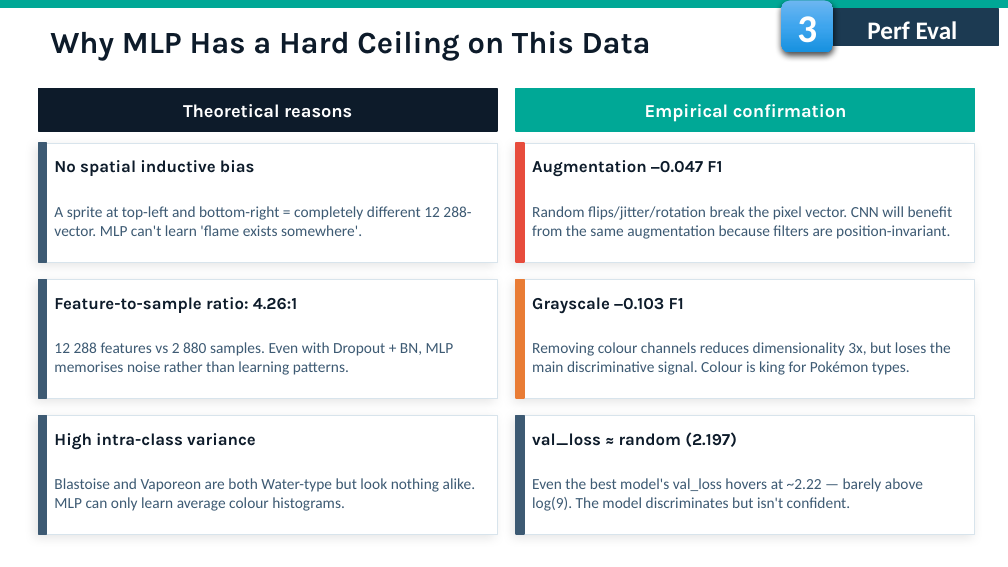
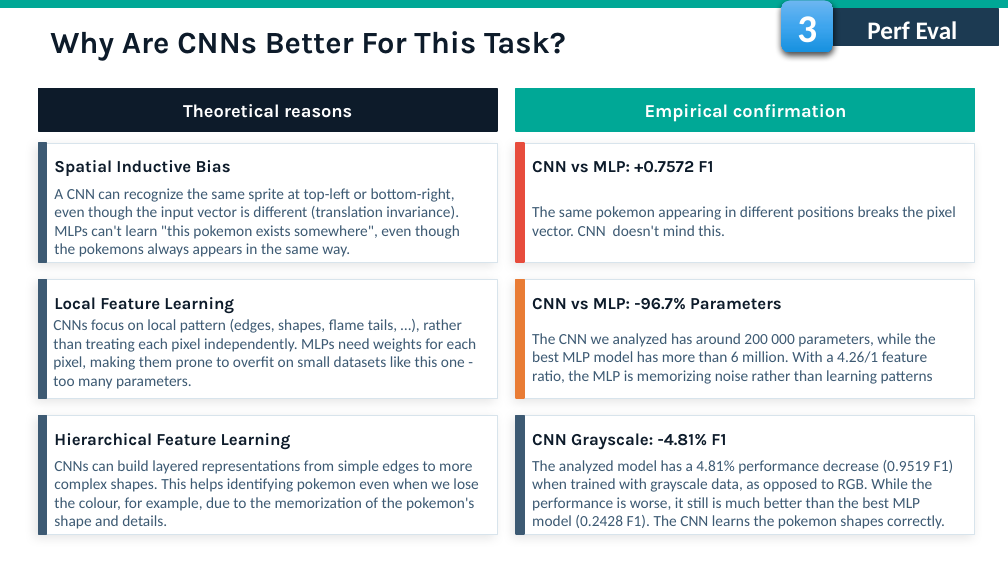
Before and after one commit to fmssilva/DL_Proj, a slide deck: slide 25 of assignment_1/task2/Task2_report.pptx. Drawn at 1008x567 pixels with LibreOffice and Linux fonts; fonts in the diff are those of the drawing; background and template pictures are left out. Boxes give left, top, right and bottom in pixels: in the first picture for what was removed or moved away, otherwise in the second. Text is boxed around its words. In the diff, an @@ line names an element or a change of style, - is before the commit and + after.

```diff
--- a/assignment_1/task2/Task2_report.pptx
+++ b/assignment_1/task2/Task2_report.pptx
@@ text at (50, 31, 566, 61): text changed @@
-Why MLP Has a Hard Ceiling on This Data
+Why Are CNNs Better For This Task?
@@ text at (54, 160, 231, 176): text changed @@
-No spatial inductive bias
+Spatial Inductive Bias
@@ text at (532, 161, 713, 173): text changed @@
-Augmentation −0.047 F1
+CNN vs MLP: +0.7572 F1
@@ text at (54, 188, 460, 257): text changed @@
-A sprite at top-left and bottom-right = completely different 12 288-vector. MLP can't learn 'flame exists somewhere'.
+A CNN can recognize the same sprite at top-left or bottom-right, even though the input vector is different (translation invariance). MLPs can't learn "this pokemon exists somewhere", even though the pokemons always appears in the same way.
@@ text at (532, 206, 956, 236): text changed @@
-Random flips/jitter/rotation break the pixel vector. CNN will benefit from the same augmentation because filters are position-invariant.
+The same pokemon appearing in different positions breaks the pixel vector. CNN doesn't mind this.
@@ text at (54, 297, 234, 313): text changed @@
-Feature-to-sample ratio: 4.26:1
+Local Feature Learning
@@ text at (532, 298, 782, 310): text changed @@
-Grayscale −0.103 F1
+CNN vs MLP: -96.7% Parameters
@@ text at (53, 319, 477, 389): text changed @@
-12 288 features vs 2 880 samples. Even with Dropout + BN, MLP memorises noise rather than learning patterns.
+CNNs focus on local pattern (edges, shapes, flame tails, …), rather than treating each pixel independently. MLPs need weights for each pixel, making them prone to overfit on small datasets like this one - too many parameters.
@@ text at (532, 333, 936, 384): text changed @@
-Removing colour channels reduces dimensionality 3x, but loses the main discriminative signal. Colour is king for Pokémon types.
+The CNN we analyzed has around 200 000 parameters, while the best MLP model has more than 6 million. With a 4.26/1 feature ratio, the MLP is memorizing noise rather than learning patterns
@@ text at (54, 433, 291, 450): text changed @@
-High intra-class variance
+Hierarchical Feature Learning
@@ text at (532, 433, 726, 449): text changed @@
-val_loss ≈ random (2.197)
+CNN Grayscale: -4.81% F1
@@ text at (54, 460, 478, 529): text changed @@
-Blastoise and Vaporeon are both Water-type but look nothing alike. MLP can only learn average colour histograms.
+CNNs can build layered representations from simple edges to more complex shapes. This helps identifying pokemon even when we lose the colour, for example, due to the memorization of the pokemon's shape and details.
@@ text at (532, 460, 954, 529): text changed @@
-Even the best model's val_loss hovers at ~2.22 — barely above log(9). The model discriminates but isn't confident.
+The analyzed model has a 4.81% performance decrease (0.9519 F1) when trained with grayscale data, as opposed to RGB. While the performance is worse, it still is much better than the best MLP model (0.2428 F1). The CNN learns the pokemon shapes correctly.
```
Also in this commit, not shown: 11 other slides changed, 1 other file.
